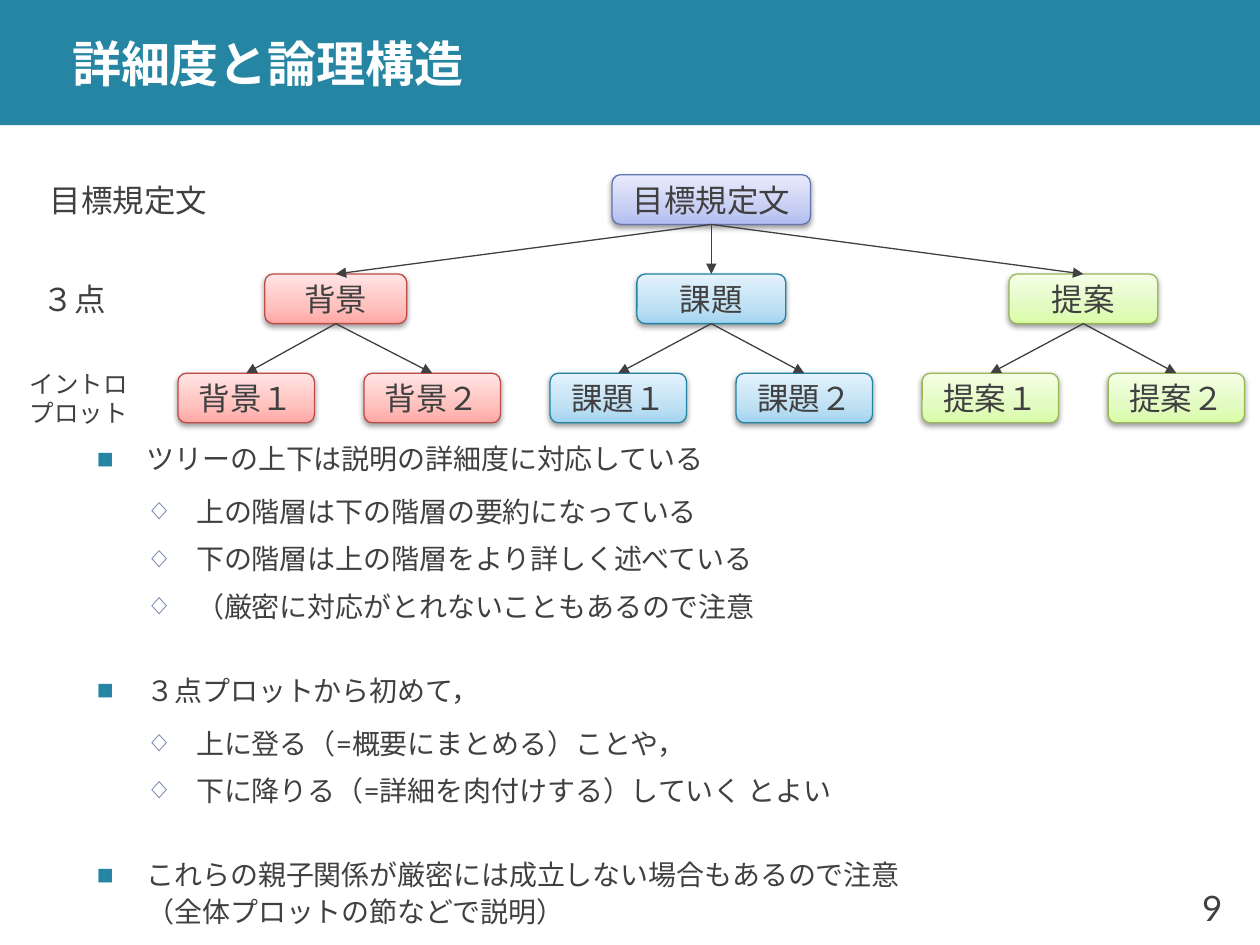
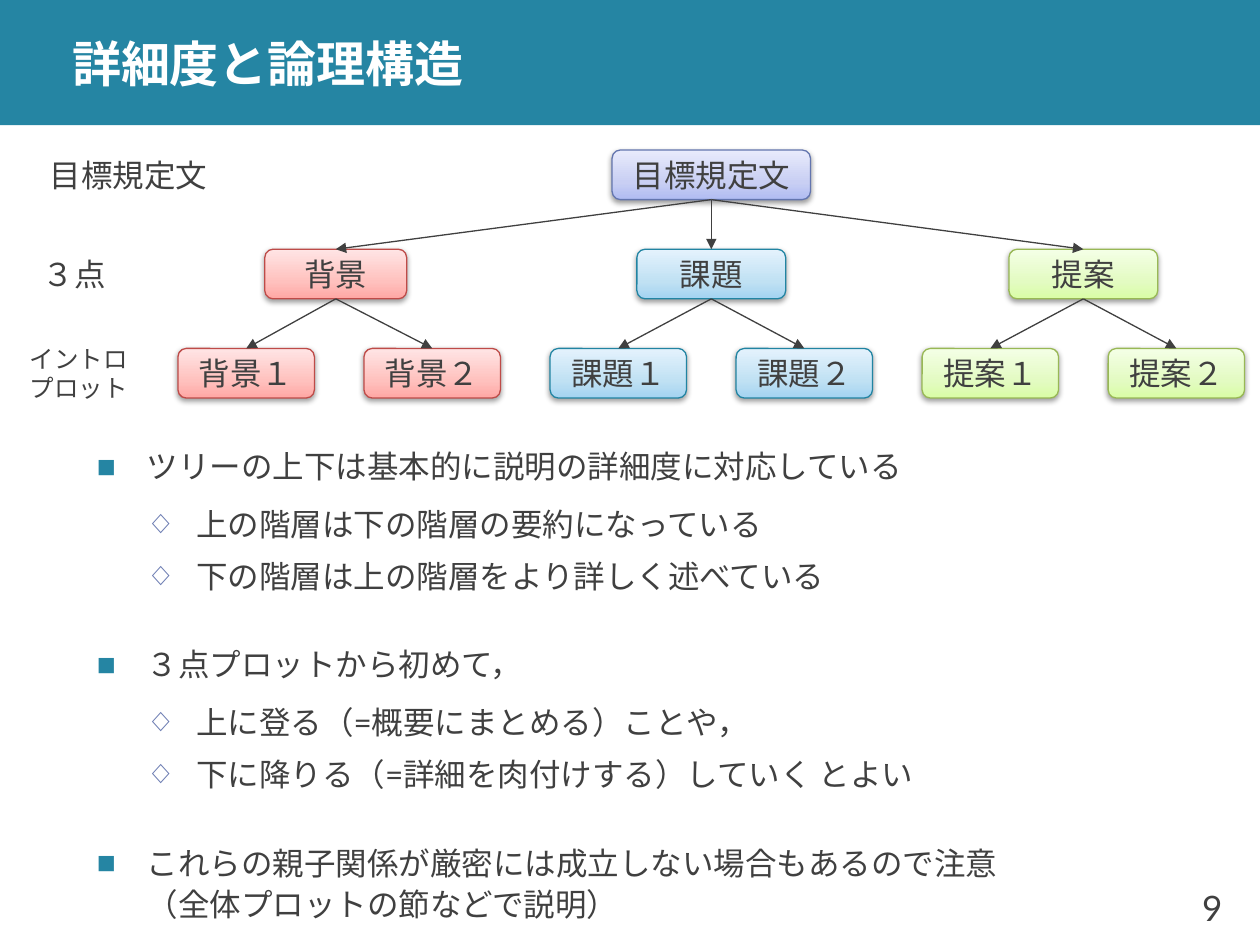
Before and after one commit to shioya-lab/how-to, a slide deck: slide 9 of plot.pptx. Drawn at 1260x945 pixels with LibreOffice and Linux fonts; fonts in the diff are those of the drawing. Boxes give left, top, right and bottom in pixels: in the first picture for what was removed or moved away, otherwise in the second. Text is boxed around its words. In the diff, an @@ line names an element or a change of style, - is before the commit and + after.

Commit message:
plot を v15 に
イントロプロットと全体プロットの関係を整理

```diff
--- a/plot.pptx
+++ b/plot.pptx
@@ 10 rounded rectangles, 9 arrows, 3 texts: place and size @@
-10 rounded rectangles, 9 arrows, 3 texts at [30,175,1245,424]
+10 rounded rectangles, 9 arrows, 3 texts at [30,150,1245,399]
@@ text at [147,451,902,481]: text changed; size 16 to 18 pt @@
-■ ツリーの上下は説明の詳細度に対応している
+■ ツリーの上下は基本的に説明の詳細度に対応している
@@ text at [147,509,997,878]: size 16 to 18 pt in "上の階層は下の階層の要約になっている", "下の階層は上の階層をより詳しく述べている", "３点プロットから初めて，", "上に登る（=概要にまとめる）ことや，" and 2 more places @@
@@ text at [196,593,754,620]: paragraph removed @@
-  ◇ （厳密に対応がとれないこともあるので注意
```
Also in this commit, not shown: 12 other slides changed, 1 slide added, 1 other file.
